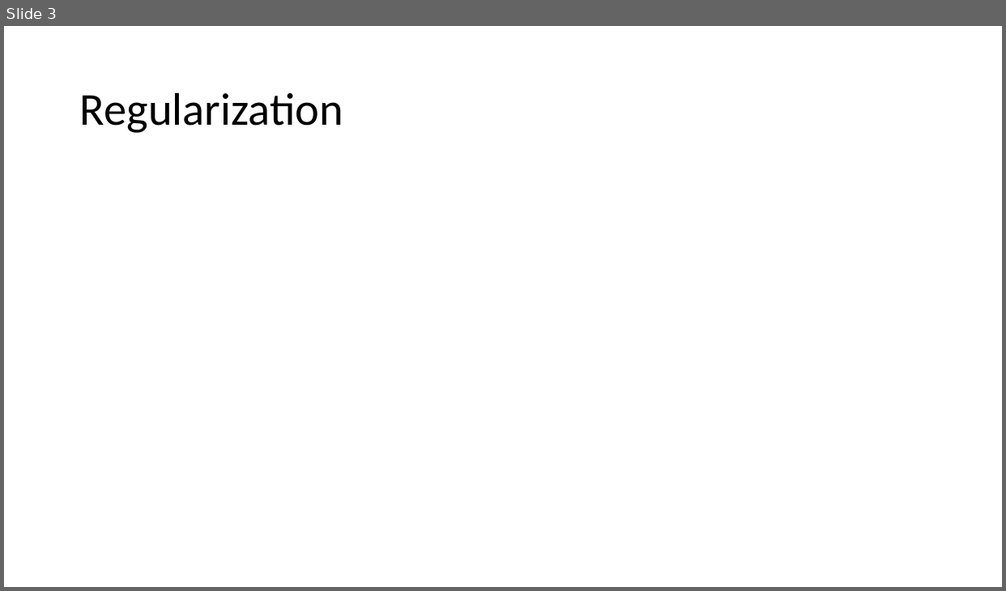
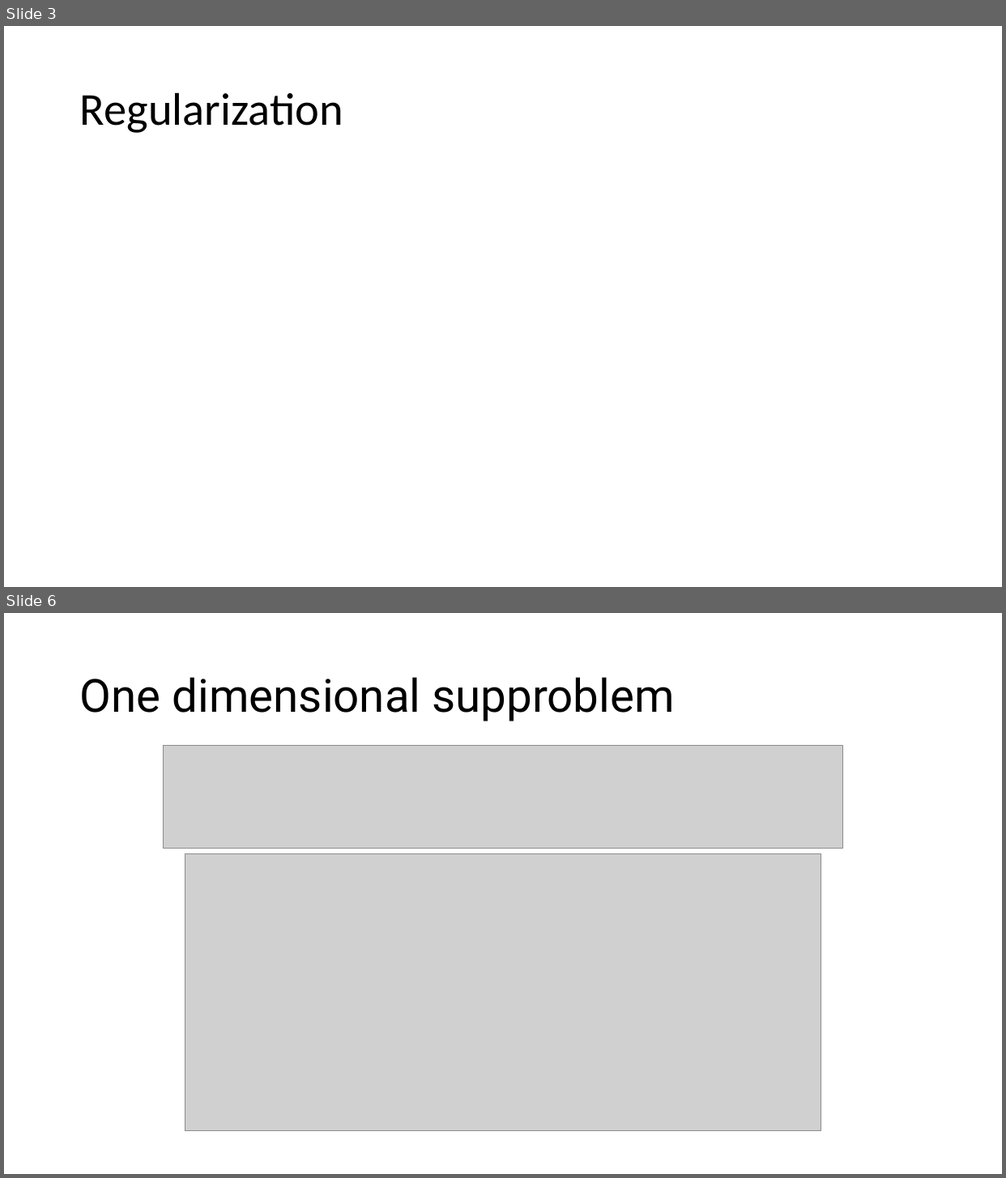
Before and after one commit to borm22244/Lasso, a slide deck: LassoSlides.pptx. Shown one above the other, each under a label of ours: slide 3 before the commit, slides 3 and 6 after it; the slides between them are not shown. The pictures are 1006x591 and 1006x1178 pixels, drawn with LibreOffice and Linux fonts; fonts in the diff are those of the drawing; grey boxes stand for pictures. Boxes give left, top, right and bottom in pixels: in the first picture for what was removed or moved away, otherwise in the second. Text is boxed around its words. In the diff, an @@ line names an element or a change of style, - is before the commit and + after.

```diff
--- a/LassoSlides.pptx
+++ b/LassoSlides.pptx
@@ slide 6 added at (4,613,1002,1174), background #FFFFFF @@
@@ title added at (80,677,675,722), 44 pt, text #000000 @@
+One dimensional supproblem
@@ picture added at (164,746,843,848) @@
@@ picture added at (185,854,821,1131) @@
```
Also in this commit, not shown: 1 slide changed, 6 other slides added, 9 other files.
